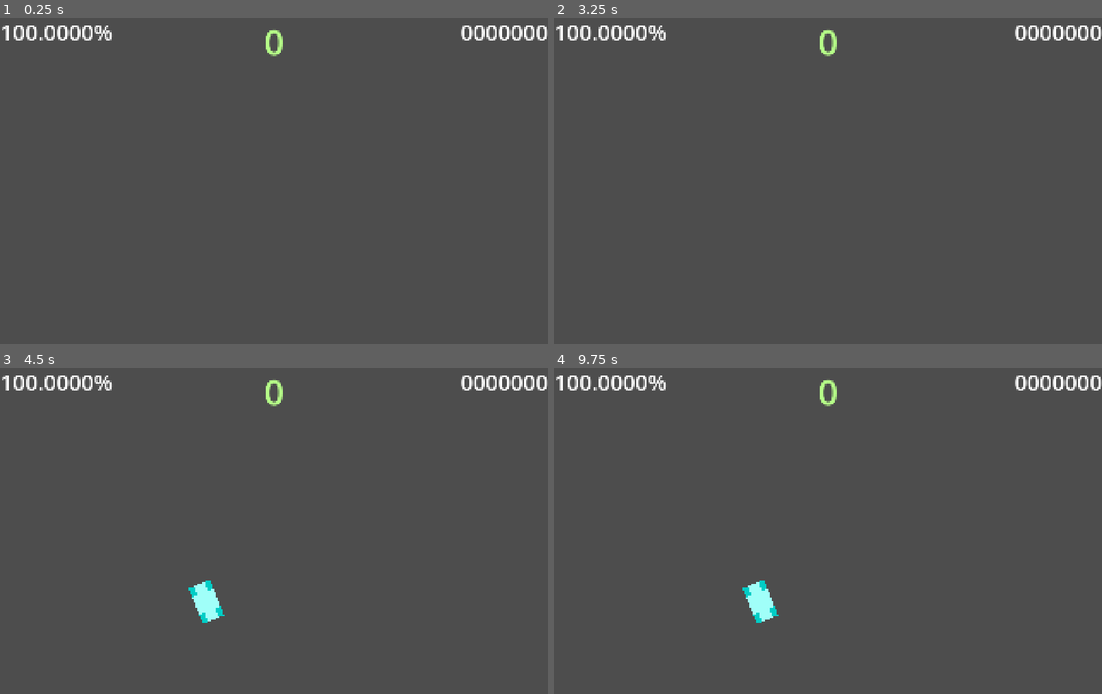
Above: before the commit, frames 1-4 (two rows, left to right).
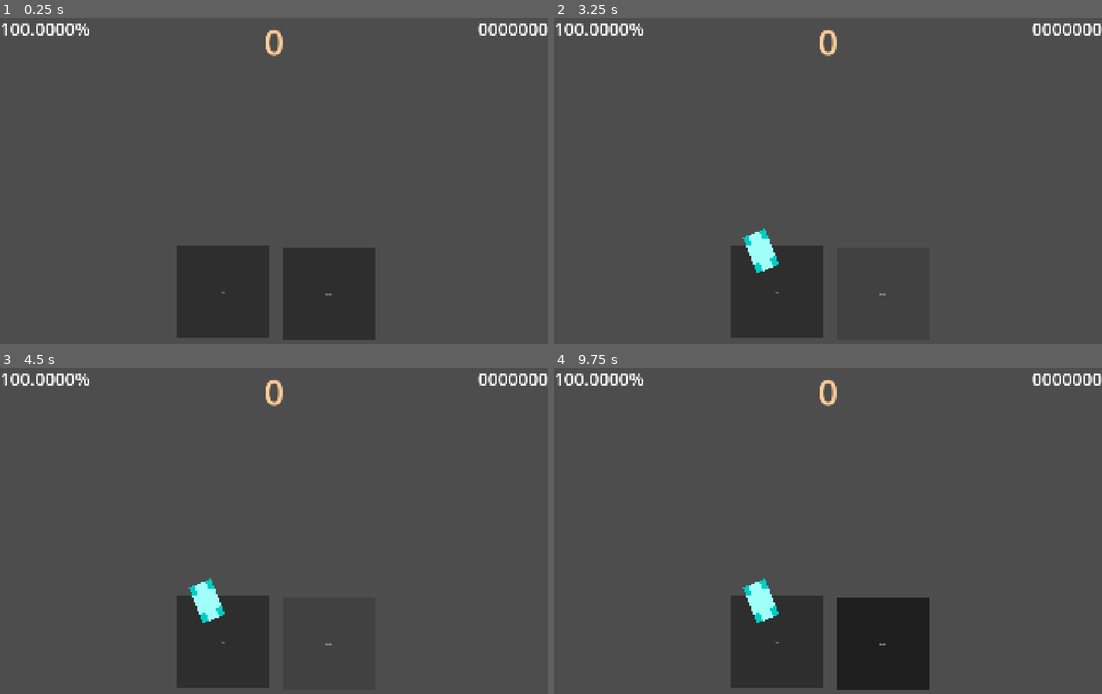
Above: after the commit, the same moments.

Repository: Nyaahoge/NyaFang
Game: Godot game, scene res://main/main.tscn
The game is run twice, just before and just after one commit, with the same random seed, the same clock (stepped at 60 frames per second) and the same inputs. Sound files missing from this copy of the repository are replaced by a short silence.
Inputs (mouse positions are in pixels of both pictures, inside the frame that each line leads up to):
- Up to frame 1 (0.25 s): no input
- Up to frame 2 (3.25 s): click (778, 291) at 0.5 s, where only the run after the commit has a clickable "Tap"; click (882, 295) at 1.25 s, where only the run after the commit has a clickable "Drag"; click (778, 291) at 2 s, where only the run after the commit has a clickable "Tap"; click (882, 295) at 2.75 s, where only the run after the commit has a clickable "Drag"
- Up to frame 3 (4.5 s): click (224, 641) at 3.5 s, where only the run after the commit has a clickable "Tap"; click (328, 645) at 4.25 s, where only the run after the commit has a clickable "Drag"
- Up to frame 4 (9.75 s): tap Enter at 5, 6.5, 8 s; move the mouse to (948, 612) at 5.02 s; press the mouse at (948, 612) at 5.03 s; release the mouse at (948, 612) at 5.75 s; tap Space at 5.75, 7.25, 8.75 s; drag from (718, 667) to (outside the picture) at 5.77 s; move the mouse to (882, 521) at 6.52 s; press the mouse at (882, 521) at 6.53 s; release the mouse at (882, 521) at 7.25 s; drag from (outside the picture) to (663, 557) at 7.27 s; move the mouse to (outside the picture) at 8.02 s; press the mouse at (outside the picture) at 8.03 s; release the mouse at (outside the picture) at 8.75 s; drag from (663, 557) to (745, 504) at 8.77 s; move the mouse to (855, 638) at 9.52 s; press the mouse at (855, 638) at 9.53 s

The runs differ from the first frame. In frame 1, 11% of the frame differs, in the area x 0-100%, y 1-99%; in frame 2, 6.3%; in frame 3, 5.8%; in frame 4, 11%.

Commit message:
09.08 小修改

Diff:
--- a/main/main.tscn
+++ b/main/main.tscn
@@ -20,30 +20,26 @@
 script = ExtResource("3_4dugh")
 
 [node name="ButtonTap" type="Button" parent="Temp"]
-visible = false
-offset_left = -213.0
-offset_top = -133.0
-offset_right = -1.0
-offset_bottom = 52.0
+offset_left = -634.0
+offset_top = -290.0
+offset_right = -34.0
+offset_bottom = 310.0
 text = "Tap"
 
 [node name="ButtonDrag" type="Button" parent="Temp"]
-visible = false
-offset_left = 2.0
-offset_top = -132.0
-offset_right = 214.0
-offset_bottom = 53.0
+offset_left = 55.0
+offset_top = -276.0
+offset_right = 655.0
+offset_bottom = 324.0
 text = "Drag"
 
 [node name="AudioStreamPlayerTap" type="AudioStreamPlayer" parent="Temp"]
 stream = ExtResource("4_67ri8")
 volume_db = 15.0
-bus = &"NoteSound"
 
 [node name="AudioStreamPlayerDrag" type="AudioStreamPlayer" parent="Temp"]
 stream = ExtResource("5_grrlh")
 volume_db = 24.0
-bus = &"NoteSound"
 
 [node name="TempOutput" type="CanvasLayer" parent="."]
 
--- a/project.godot
+++ b/project.godot
@@ -43,7 +43,6 @@
 [input_devices]
 
 buffering/agile_event_flushing=true
-pointing/emulate_mouse_from_touch=false
 
 [physics]
 
--- a/scene/mf_chart_scene.tscn
+++ b/scene/mf_chart_scene.tscn
@@ -15,11 +15,11 @@
 [ext_resource type="Script" uid="uid://uod7m1af6gxx" path="res://script/hud.gd" id="13_4o1oa"]
 
 [sub_resource type="LabelSettings" id="LabelSettings_4o1oa"]
-font_size = 80
+font_size = 64
 
 [sub_resource type="LabelSettings" id="LabelSettings_ggmc3"]
 font_size = 128
-font_color = Color(0.71517, 1, 0.533823, 1)
+font_color = Color(1, 0.8015, 0.604983, 1)
 
 [node name="MfChartScene" type="Node2D"]
 script = ExtResource("1_lhj4b")
@@ -30,6 +30,7 @@
 
 [node name="Game" type="Node2D" parent="."]
 script = ExtResource("8_qkehe")
+latency_adjustment = 0.2
 
 [node name="Player" type="Node" parent="Game"]
 script = ExtResource("8_b2fbt")
--- a/script/game.gd
+++ b/script/game.gd
@@ -125,22 +125,16 @@
 	match hit_score:
 		HitJudgment.HitScore.PERFECT:
 			perfect_count += 1;hit_count += 1;combo += 1
-
 		HitJudgment.HitScore.EARLY_GOOD:
 			good_count += 1;hit_count += 1;combo += 1
-
 		HitJudgment.HitScore.LATE_GOOD:
 			good_count += 1;hit_count += 1;combo += 1
-
 		HitJudgment.HitScore.EARLY_BAD:
 			bad_count += 1;hit_count += 1;combo = 0
-
 		HitJudgment.HitScore.LATE_BAD:
 			bad_count += 1;hit_count += 1;combo = 0
-
 		HitJudgment.HitScore.MISS:
 			miss_count += 1;hit_count += 1;combo = 0
-
 		HitJudgment.HitScore.NOT:
 			combo = 0
 
--- a/script/hud.gd
+++ b/script/hud.gd
@@ -14,5 +14,14 @@
 
 func update():
 	accuracy.text = str("%.4f%%" % [game.accuracy * 100])
+
 	combo_and_menu.text = str(game.combo)
+	match game.settle_grade:
+		game.SettleGrade.GOLD_NYA:
+			combo_and_menu.label_settings.font_color = Color.hex(0xffcc9aff)
+		game.SettleGrade.PINK_NYA:
+			combo_and_menu.label_settings.font_color = Color.hex(0xf3ccddff)
+		_:
+			combo_and_menu.label_settings.font_color = Color.hex(0xbef9b9ff)
+
 	score.text = str("%07d" % [game.score])
--- a/script/track_player.gd
+++ b/script/track_player.gd
@@ -47,9 +47,9 @@
 	while running:
 
 		OS.delay_msec(0)#（重要）改变检测频率
-		var a = get_playback_position()##（临时）
+		var a = get_playback_position() + AudioServer.get_time_since_last_mix() - AudioServer.get_output_latency()##（临时）
 		mutex.lock()
-		if not thread_track_player_position == a:##get_playback_position()更新了
+		if not thread_track_player_position >= a:##get_playback_position()更新了
 			thread_track_player_position = a
 			update_thread_track_player_latency_position()
 
Not shown, added: scene/mf_chart_scene.tscn22807319175.tmp
Not shown, added: scene/mf_chart_scene.tscn22827314587.tmp
